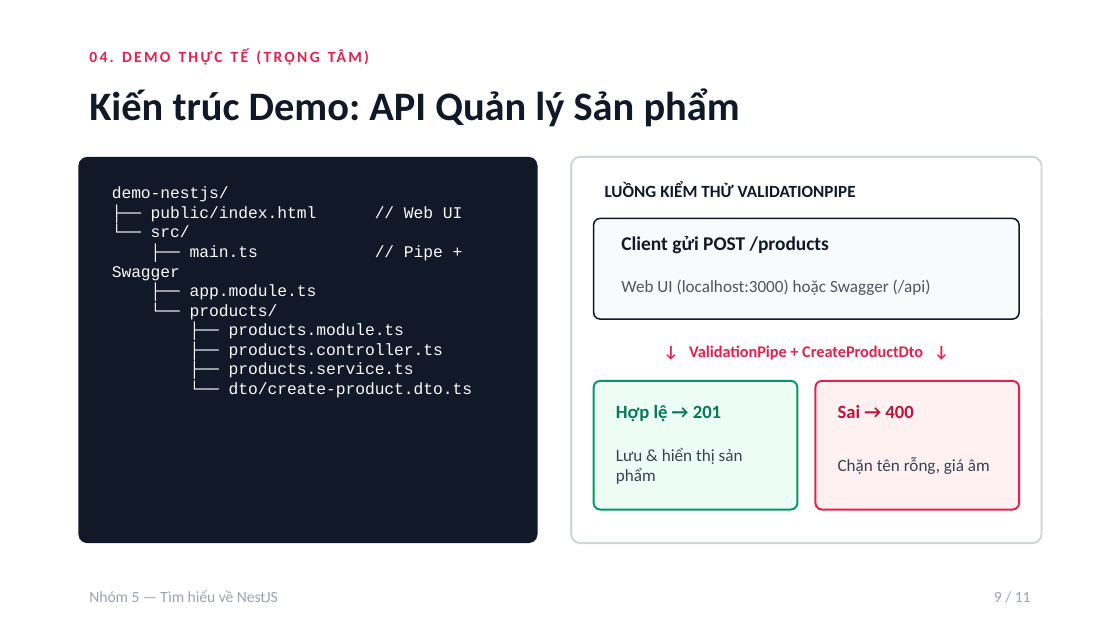
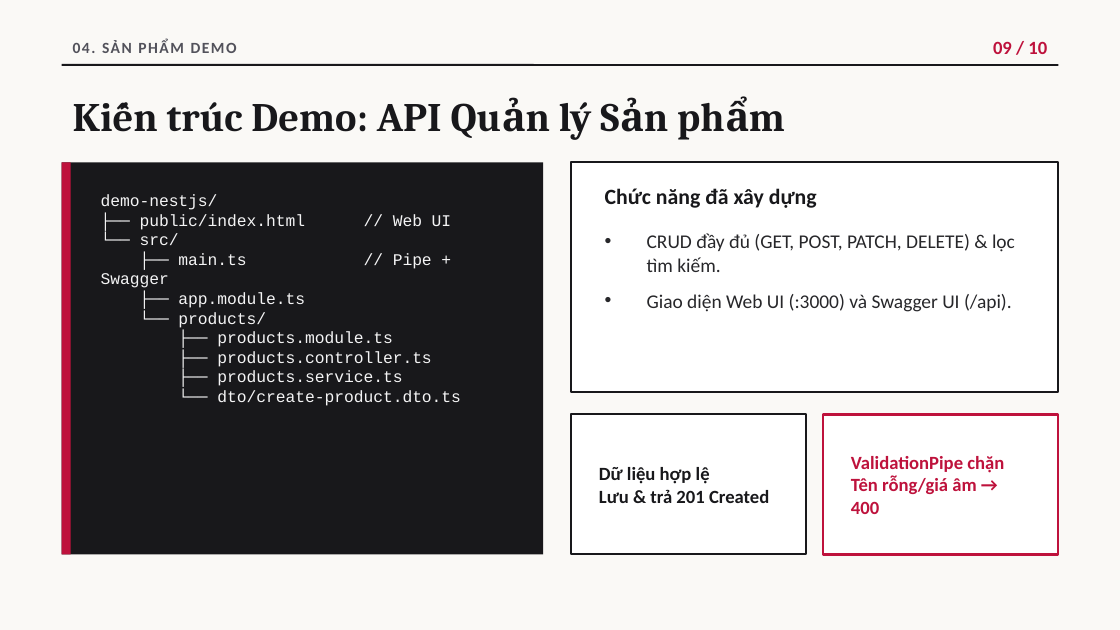
Before and after one commit to Musual-Moncra/nestjs-presentation-group5, a slide deck: slide 9 of Slide_ThuyetTrinh_NestJS_Nhom5.pptx. Drawn at 1120x630 pixels with LibreOffice and Linux fonts; fonts in the diff are those of the drawing. Boxes give left, top, right and bottom in pixels: in the first picture for what was removed or moved away, otherwise in the second. Text is boxed around its words. In the diff, an @@ line names an element or a change of style, - is before the commit and + after.

Commit message:
design: distinct split-editorial layout for Group 5 and remove demo instruction slide

```diff
--- a/Slide_ThuyetTrinh_NestJS_Nhom5.pptx
+++ b/Slide_ThuyetTrinh_NestJS_Nhom5.pptx
@@ background #FFFFFF to #FAF9F6 @@
@@ text at bbox=[73, 40, 237, 53]: text changed; text colour #E0234E to #52525B @@
-04. DEMO THỰC TẾ (TRỌNG TÂM)
+04. SẢN PHẨM DEMO
@@ text added at bbox=[993, 41, 1047, 54], 12 pt, text #BE123C, bold @@
+09 / 10
@@ text "Kiến trúc Demo: API Quản ...": place and size @@
-text "Kiến trúc Demo: API Quản ..." at bbox=[89, 88, 740, 127]
+text "Kiến trúc Demo: API Quản ..." at bbox=[167, 102, 592, 140]
@@ text "Kiến trúc Demo: API Quản ..." at bbox=[167, 102, 592, 140]: font Calibri to Cambria, text colour #111827 to #18181B @@
@@ line added from (62, 65) to (1058, 65), #18181B 1.25 pt @@
@@ rectangle: place and size @@
-rectangle at bbox=[78, 157, 538, 543]
+rectangle at bbox=[62, 162, 543, 554]
@@ rectangle at bbox=[62, 162, 543, 554]: rounded rectangle to rectangle; fill #111827 to #18181B @@
@@ rectangle added at bbox=[62, 162, 71, 554], fill #BE123C @@
@@ rounded rectangle removed at bbox=[571, 157, 1042, 543] @@
@@ rectangle added at bbox=[571, 162, 1058, 392], fill #FFFFFF, outline #18181B 1.25 pt @@
@@ text "demo-nestjs/": place and size @@
-text "demo-nestjs/" at bbox=[112, 186, 473, 398]
+text "demo-nestjs/" at bbox=[101, 194, 461, 406]
@@ text "demo-nestjs/" at bbox=[101, 194, 461, 406]: text colour #F9FAFB to #F4F4F5 @@
@@ text removed at bbox=[605, 183, 856, 197] @@
-LUỒNG KIỂM THỬ VALIDATIONPIPE
@@ text added at bbox=[605, 188, 817, 208], 14 pt, text #18181B, bold @@
+Chức năng đã xây dựng
@@ text "CRUD đầy đủ (GET, POST, ..." at bbox=[647, 233, 1015, 312]: vertical alignment middle to top @@
@@ rounded rectangle removed at bbox=[594, 218, 1019, 319] @@
@@ text at bbox=[647, 233, 1015, 312]: text changed; text colour #111827 to #27272A; bold off @@
-Client gửi POST /products
+• CRUD đầy đủ (GET, POST, PATCH, DELETE) & lọc tìm kiếm.
+• Giao diện Web UI (:3000) và Swagger UI (/api).
@@ text removed at bbox=[621, 280, 931, 295] @@
-Web UI (localhost:3000) hoặc Swagger (/api)
@@ text removed at bbox=[689, 345, 923, 360] @@
-↓ ValidationPipe + CreateProductDto ↓
@@ rounded rectangle removed at bbox=[594, 381, 797, 510] @@
@@ rounded rectangle removed at bbox=[815, 381, 1019, 510] @@
@@ rectangle added at bbox=[571, 414, 806, 554], fill #FFFFFF, outline #18181B 1.25 pt @@
@@ rectangle added at bbox=[823, 414, 1058, 554], fill #FFFFFF, outline #BE123C 1.5 pt @@
@@ text removed at bbox=[838, 405, 913, 418] @@
-Sai → 400
@@ text removed at bbox=[616, 448, 743, 484] @@
-Lưu & hiển thị sản phẩm
@@ text at bbox=[599, 467, 769, 503]: text changed; text colour #047857 to #18181B @@
-Hợp lệ → 201
+Dữ liệu hợp lệ
+Lưu & trả 201 Created
@@ text at bbox=[851, 456, 1004, 514]: text changed; size 11 to 12 pt; text colour #374151 to #BE123C; bold on @@
-Chặn tên rỗng, giá âm
+ValidationPipe chặn
+Tên rỗng/giá âm → 400
@@ text removed at bbox=[89, 590, 278, 602] @@
-Nhóm 5 — Tìm hiểu về NestJS
@@ text removed at bbox=[994, 592, 1031, 602] @@
-9 / 11
```
Also in this commit, not shown: 6 other slides changed, 3 slides added, 4 slides removed, 2 other files.
